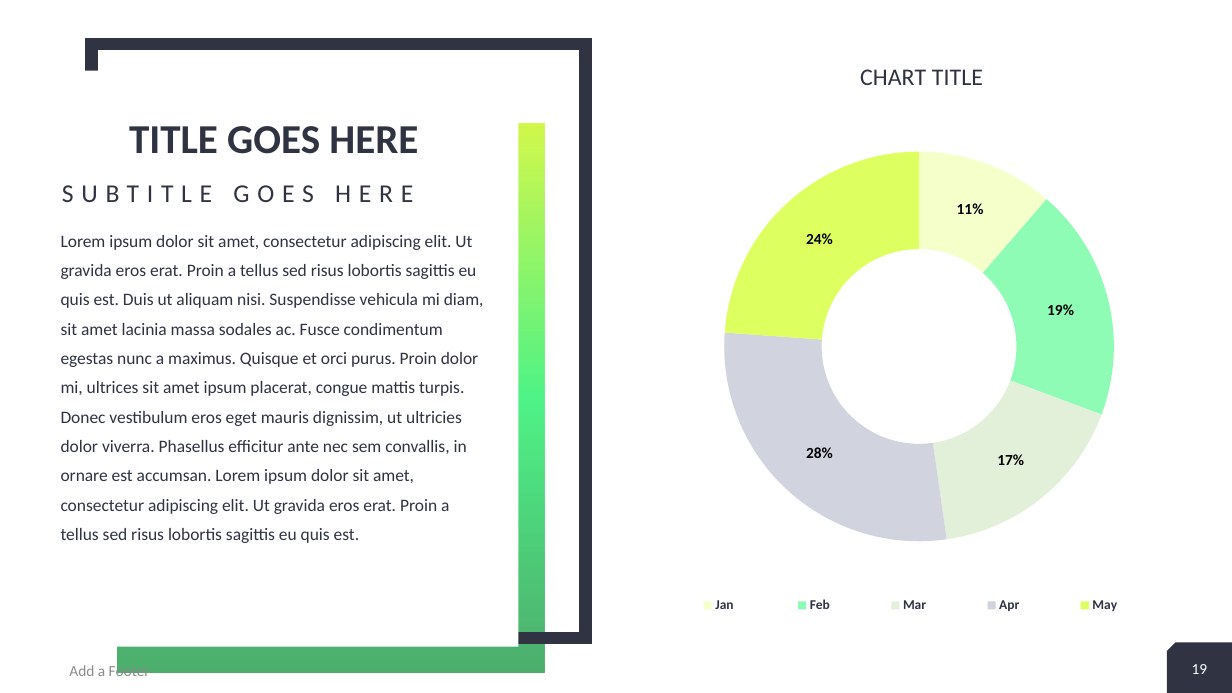
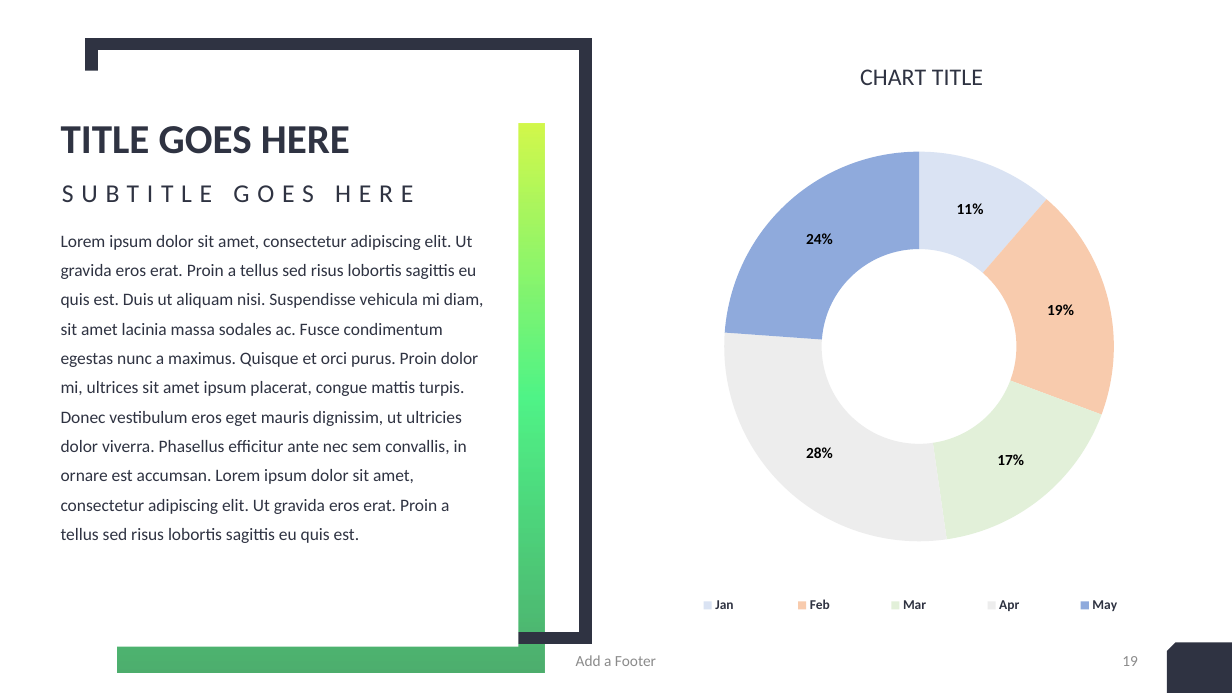
Before and after one commit to Kgross2/portfolio_suitability_application, a slide deck: slide 19 of admin/Portfolio_suitability_ presentationMon draft.pptx. Drawn at 1232x693 pixels with LibreOffice and Linux fonts; fonts in the diff are those of the drawing. Boxes give left, top, right and bottom in pixels: in the first picture for what was removed or moved away, otherwise in the second. Text is boxed around its words. In the diff, an @@ line names an element or a change of style, - is before the commit and + after.

```diff
--- a/admin/Portfolio_suitability_ presentationMon draft.pptx
+++ b/admin/Portfolio_suitability_ presentationMon draft.pptx
@@ doughnut chart at <box>647,47,1175,645</box> @@
@@ colours of single points changed @@
@@ title "TITLE GOES HERE" at <box>61,126,350,154</box>: alignment centre to left @@
@@ text "Add a Footer": place and size @@
-text "Add a Footer" at <box>69,663,150,681</box>
+text "Add a Footer" at <box>576,655,656,666</box>
@@ text "Add a Footer" at <box>576,655,656,666</box>: alignment left to centre @@
@@ page number: place and size @@
-page number at <box>1192,664,1208,674</box>
+page number at <box>1122,656,1138,666</box>
@@ page number at <box>1122,656,1138,666</box>: text colour #FFFFFF to #8C8C8C; alignment centre to right @@
```
Also in this commit, not shown: 21 other slides changed, 19 other files.
